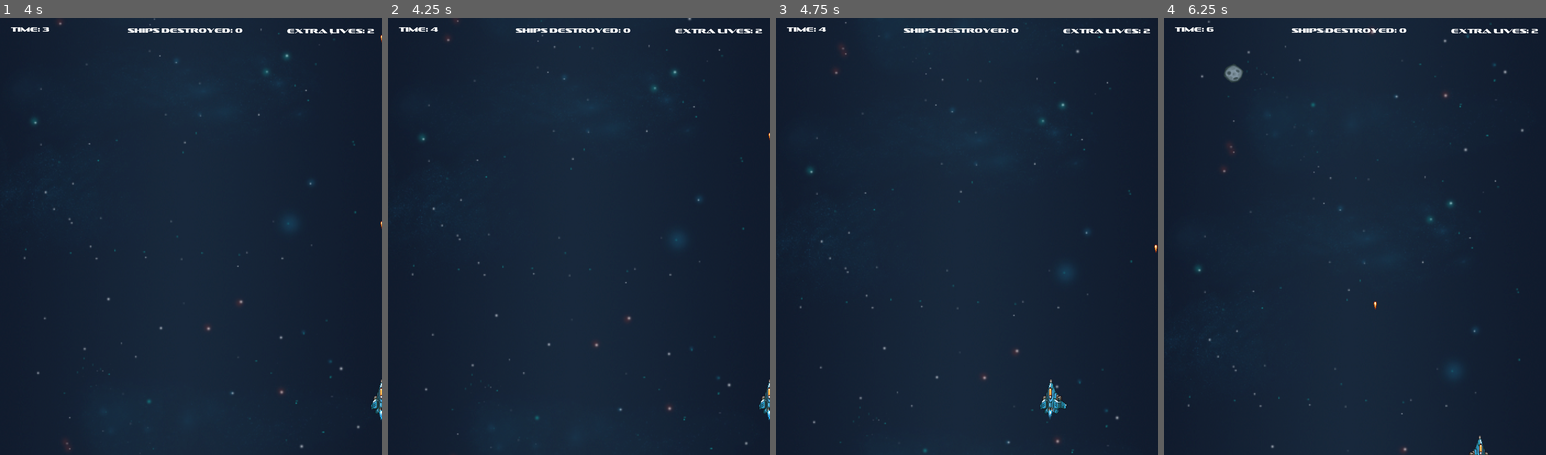
Above: before the commit, frames 1-4 (left to right).
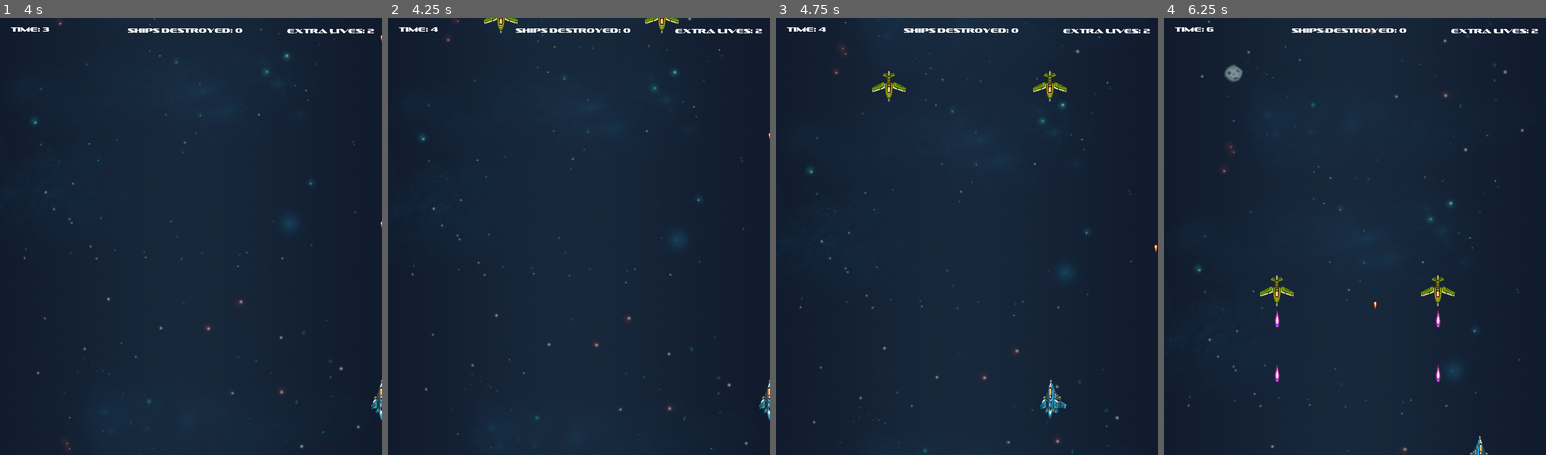
Above: after the commit, the same moments.

Repository: jdibble21/FP-Space-Odyssey
Game: Godot game, scene res://src/LevelTwo/LevelTwo.tscn
The game is run twice, just before and just after one commit, with the same random seed, the same clock (stepped at 60 frames per second) and the same inputs. This scene is started directly instead of the project's main scene. Sound files missing from this copy of the repository are replaced by a short silence.
Inputs (mouse positions are in pixels of both pictures, inside the frame that each line leads up to):
- Up to frame 1 (4 s): move the mouse to (275, 214) at 0.52 s; press the mouse at (275, 214) at 0.53 s; hold D (move_right) 0.53-1.28 s; move the mouse to (114, 258) at 1.27 s; release the mouse at (114, 258) at 1.28 s; hold S (move_down) 1.28-2.03 s; click (114, 258) at 1.35 s; move the mouse to (229, 140) at 2.02 s; press the mouse at (229, 140) at 2.03 s; hold D (move_right) 2.03-2.78 s; move the mouse to (171, 323) at 2.77 s; release the mouse at (171, 323) at 2.78 s; hold W (move_up) 2.78-3.53 s; click (171, 323) at 2.85 s; move the mouse to (305, 302) at 3.52 s; press the mouse at (305, 302) at 3.53 s; hold A (move_left) from 3.53 s (still down)
- Up to frame 2 (4.25 s): keep holding A (move_left)
- Up to frame 3 (4.75 s): keep holding A (move_left); move the mouse to (852, 170) at 4.27 s; release the mouse at (852, 170) at 4.28 s; click (852, 170) at 4.35 s
- Up to frame 4 (6.25 s): move the mouse to (1374, 236) at 5.02 s; release A (move_left) at 5.03 s; press the mouse at (1374, 236) at 5.03 s; hold S (move_down) 5.03-5.78 s; move the mouse to (1297, 127) at 5.77 s; release the mouse at (1297, 127) at 5.78 s; hold D (move_right) from 5.78 s (still down); click (1297, 127) at 5.85 s

Frame 1 is identical in both runs. In frame 2, 0.2% of the frame differs, in the area x 25-77%, y 0-4%; in frame 3, 0.4%; in frame 4, 0.6%, in the area x 25-77%, y 58-84%.
Error before the commit: Parse Error: Indented block expected after declaration of "_on_FormationSpawnTimer_timeout" function. (res://src/LevelTwo/LevelTwoShipSpawns.gd:32)

Commit message:
Integrate speed enemy in LevelTwo

Diff:
--- a/project/src/LevelTwo/LevelTwo.tscn
+++ b/project/src/LevelTwo/LevelTwo.tscn
@@ -9,6 +9,7 @@
 [ext_resource path="res://src/LevelCompleteMenu.tscn" type="PackedScene" id=7]
 [ext_resource path="res://assets/PixelSpaceRage/PixelBackgroundSeamlessVertically.png" type="Texture" id=8]
 [ext_resource path="res://assets/sound_assets/443865__vabsounds__laserattack.ogg" type="AudioStream" id=9]
+[ext_resource path="res://src/StandardEnemies/StandardEnemyMedium.tscn" type="PackedScene" id=10]
 
 [node name="LevelTwo" type="Node2D"]
 script = ExtResource( 2 )
@@ -36,6 +37,7 @@
 
 [node name="ShipSpawns" type="Node" parent="."]
 script = ExtResource( 1 )
+_speed_ship = ExtResource( 10 )
 
 [node name="FormationSpawnTimer" type="Timer" parent="ShipSpawns"]
 wait_time = 4.0
--- a/project/src/LevelTwo/LevelTwoShipSpawns.gd
+++ b/project/src/LevelTwo/LevelTwoShipSpawns.gd
@@ -9,6 +9,7 @@
 
 export (PackedScene) var _boss
 export (PackedScene) var _basic_ship
+export (PackedScene) var _speed_ship
 export (PackedScene) var _advanced_ship
 
 var _speed_formation := {
@@ -28,3 +29,18 @@
 
 
 func _on_FormationSpawnTimer_timeout():
+	_spawn_speed_ship_formation()
+	pass
+
+func _spawn_speed_ship_formation():
+	for i in range(0,2):
+		print("spawning ship into formation! num:"+str(i+1))
+		_spawn_ship(_speed_formation,i+1,_speed_ship)
+
+
+func _spawn_ship(formation_pos,set_num,ship_type):
+	var root_attach = get_tree().get_root().get_node(owner.name)
+	var _new_ship = ship_type.instance()
+	root_attach.call_deferred("add_child",_new_ship)
+	_new_ship.connect("destroyed",self,"_on_ship_destroyed")
+	_new_ship.position = Vector2(formation_pos["pos"+str(set_num)][0],formation_pos["pos"+str(set_num)][1])
--- a/project/src/Projectiles/EnemyPlasmaBullet.gd
+++ b/project/src/Projectiles/EnemyPlasmaBullet.gd
@@ -1,5 +1,4 @@
 extends Area2D
-
 
 const SPEED := 350
 
--- a/project/src/StandardEnemies/StandardEnemyMedium.gd
+++ b/project/src/StandardEnemies/StandardEnemyMedium.gd
@@ -6,26 +6,37 @@
 
 export (PackedScene) var Bullet
 
-var _fire_delay := randi()%3+2
+var _fire_delay := 1
 var _disable_hitbox := false
 var _powerup_released := false
 var _time_elapsed := 0.0
-var current_scene_name := ""
-# Called when the node enters the scene tree for the first time.
+var _current_scene_name := ""
+
 func _ready():
 	$AnimatedSprite.play("active")
-	current_scene_name = get_parent().name
+	_current_scene_name = get_parent().name
 
 
 func _process(delta):
 	_time_elapsed += delta
 	if int(_time_elapsed) == _fire_delay:
-		_fire()
+		_firing_control()
 		_time_elapsed = 0.0
 	position += transform.y * SPEED * delta
 	if position.y >= 805:
 		queue_free()
 
+func _firing_control():
+	for i in range(0,2):
+		var timer = Timer.new()
+		timer.set_wait_time(0.1)
+		add_child(timer)
+		timer.start()
+		_fire()
+		yield(timer, "timeout")
 
 func _fire():
-	pass
+	var b = Bullet.instance()
+	var root_attach = get_tree().get_root().get_node(_current_scene_name)
+	root_attach.add_child(b)
+	b.transform = $Muzzle.global_transform
--- a/project/src/StandardEnemies/StandardEnemyMedium.tscn
+++ b/project/src/StandardEnemies/StandardEnemyMedium.tscn
@@ -1,8 +1,9 @@
-[gd_scene load_steps=6 format=2]
+[gd_scene load_steps=7 format=2]
 
 [ext_resource path="res://assets/PixelSpaceRage/256px/Enemy02Green_Frame_1_png_processed.png" type="Texture" id=1]
 [ext_resource path="res://assets/PixelSpaceRage/256px/GunTurret_ExampleGun_png_processed.png" type="Texture" id=2]
 [ext_resource path="res://src/StandardEnemies/StandardEnemyMedium.gd" type="Script" id=3]
+[ext_resource path="res://src/Projectiles/EnemyPlasmaBullet.tscn" type="PackedScene" id=4]
 
 [sub_resource type="SpriteFrames" id=1]
 animations = [ {
@@ -17,6 +18,7 @@
 
 [node name="StandardEnemyMedium" type="KinematicBody2D"]
 script = ExtResource( 3 )
+Bullet = ExtResource( 4 )
 
 [node name="CollisionShape2D" type="CollisionShape2D" parent="."]
 
Not shown: 1 places in project/src/LevelTwo/LevelTwo.tscn that only renumber resources
